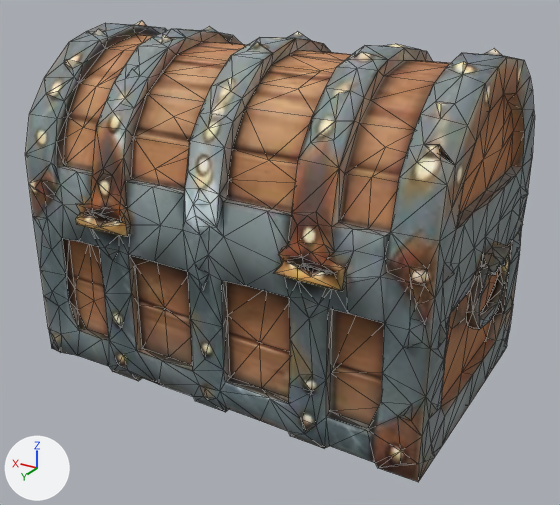
Renders of the glTF model assets/env/env_chest.glb from each side of a commit.
Before and after are seen from a 50 mm lens placed at (-1.66, 2.79, 1.16), pointed at (-0.04, 0.08, -0.2). The lights are fixed; the arrows at lower left show +X, +Y and +Z. The first picture is the older version. Mesh edges are drawn as thin lines. Where no turn or scale is listed for an object, it has been applied to the vertices. Vertices at exactly the same position are counted once.
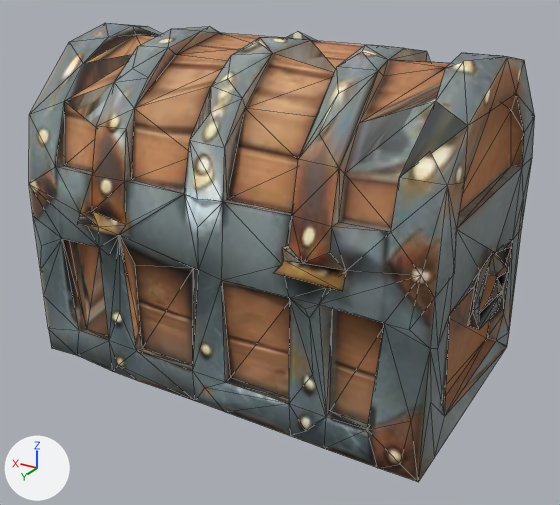
Where the newer file only moved an object's origin or applied its transform, the numbers keep the older frame.

Edits to the scene script, one JSON object a line:
```json
{"block": "me_mesh_0", "where": "# used by ob_mesh_0; location = (-1.001, 0.643, -0.725)"}
{"op": "remove", "block": "me_mesh_0", "code": "me_mesh_0.from_pydata(...)  # 1458 vertices, 2992 faces; spans x 0.0..2.0, y -1.28..0.0, z 0.0..1.45"}
{"op": "add", "block": "me_mesh_0", "code": "me_mesh_0.from_pydata(...)  # 441 vertices, 875 faces; spans x 0.0..2.0, y -1.28..0.0, z 0.0..1.45"}
{"block": "me_mesh_0", "change": "me_mesh_0 part 1: 1 vertex moved within x 0.07, y -0.73, z 0.66; 1017 vertices removed from x 0.0..1.98, y -1.28..0.0, z 0.0..1.45"}
```

Changed parts and their boxes (x1, y1, x2, y2) in the pictures (560 x 505 px):
```json
{"object": "Mesh_0", "change": "reshaped", "before": [25, 20, 535, 482], "after": [29, 23, 535, 482]}
{"part": 1, "of": "me_mesh_0", "change": "reshaped", "before": [25, 20, 535, 482], "after": [457, 168, 522, 278]}
```
